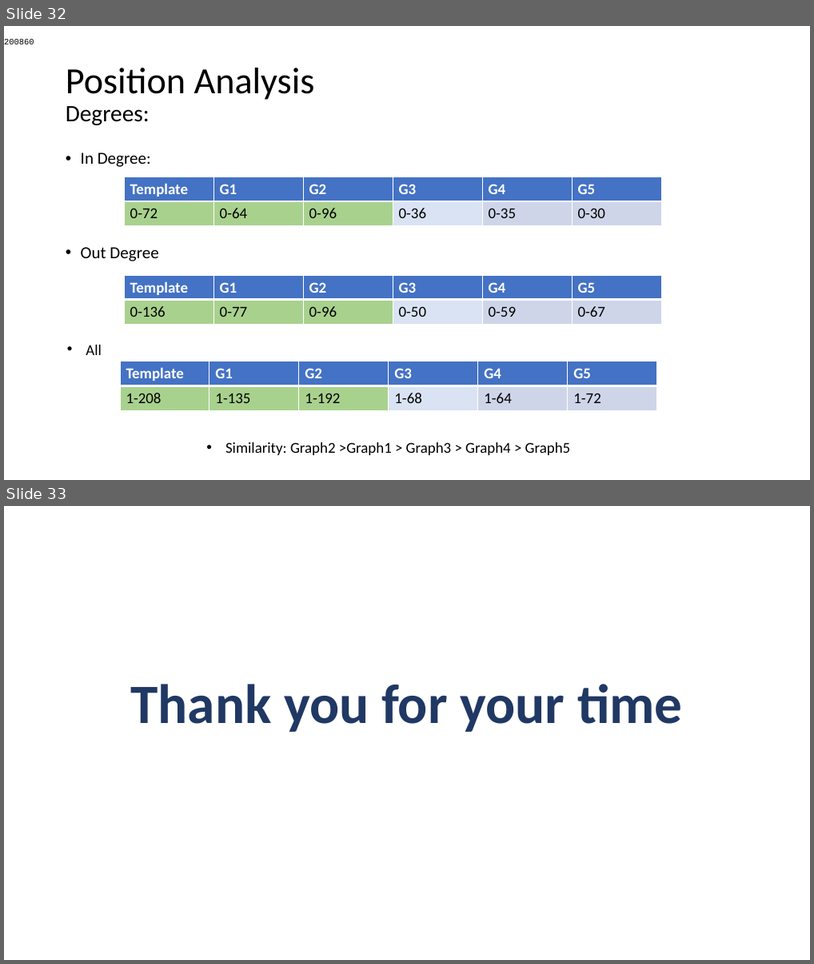
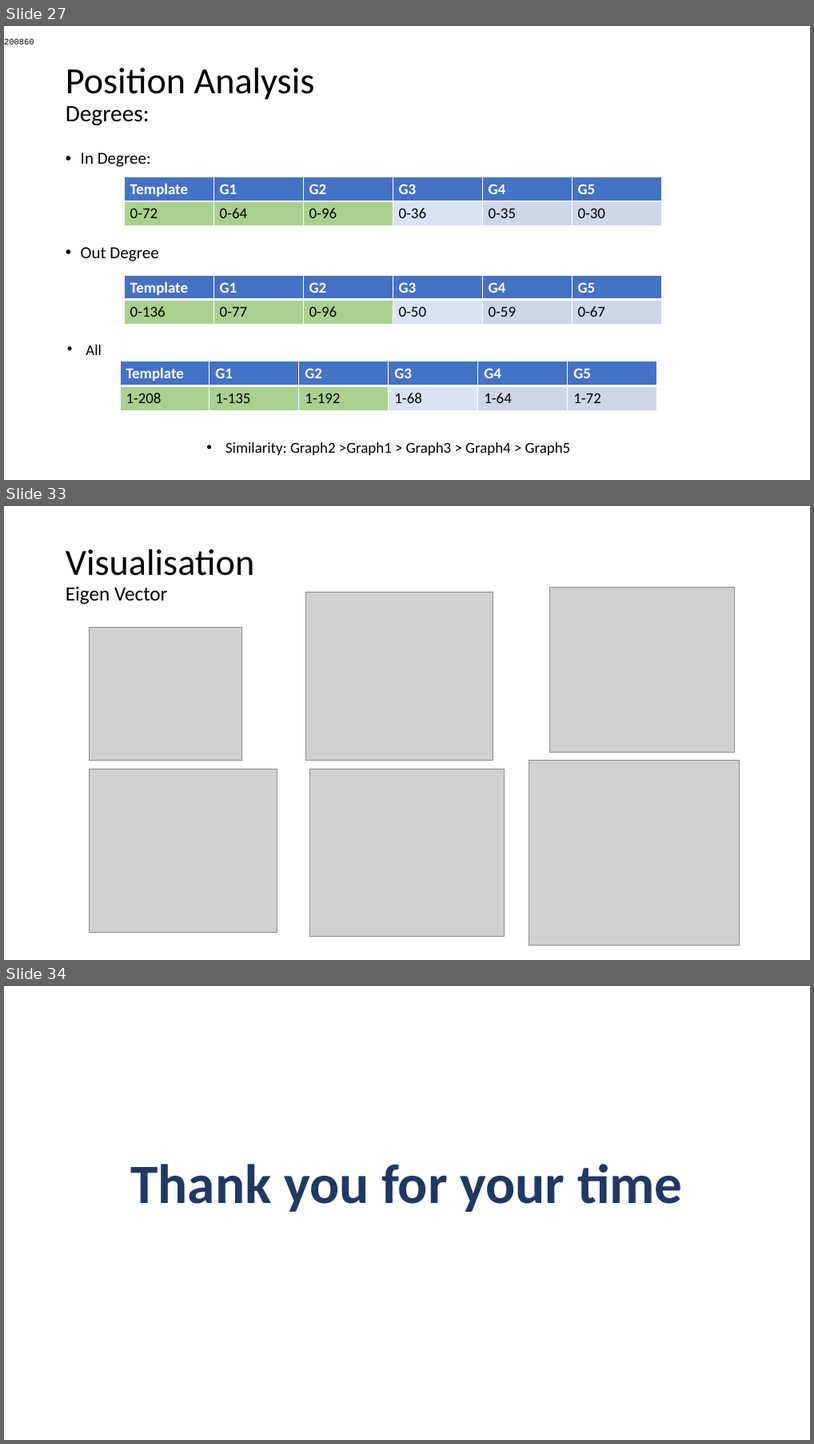
Before and after one commit to AtrayeeNeog/Visualization_2019-20, a slide deck: Documentation/Presentation/Project_Presentation_v2.pptx. Shown one above the other, each under a label of ours: slides 32 and 33 before the commit, slides 27, 33 and 34 after it; the slides between them are not shown. The pictures are 814x964 and 814x1444 pixels, drawn with LibreOffice and Linux fonts; fonts in the diff are those of the drawing; grey boxes stand for pictures. Boxes give left, top, right and bottom in pixels: in the first picture for what was removed or moved away, otherwise in the second. Text is boxed around its words. In the diff, an @@ line names an element or a change of style, - is before the commit and + after.

```diff
--- a/Documentation/Presentation/Project_Presentation_v2.pptx
+++ b/Documentation/Presentation/Project_Presentation_v2.pptx
@@ slide 33 added at [4,506,810,960], background #FFFFFF @@
@@ title added at [66,549,254,604], 44 pt, text #000000 @@
+Visualisation
+Eigen Vector
@@ picture added at [306,592,494,760] @@
@@ picture added at [550,587,734,752] @@
@@ picture added at [90,628,242,760] @@
@@ picture added at [90,768,278,932] @@
@@ picture added at [310,769,504,936] @@
@@ picture added at [529,760,740,945] @@
@@ what was slide 32 is now slide 27 @@
@@ what was slide 33 is now slide 34 @@
```
Also in this commit, not shown: 5 other slides added, 5 slides removed.
